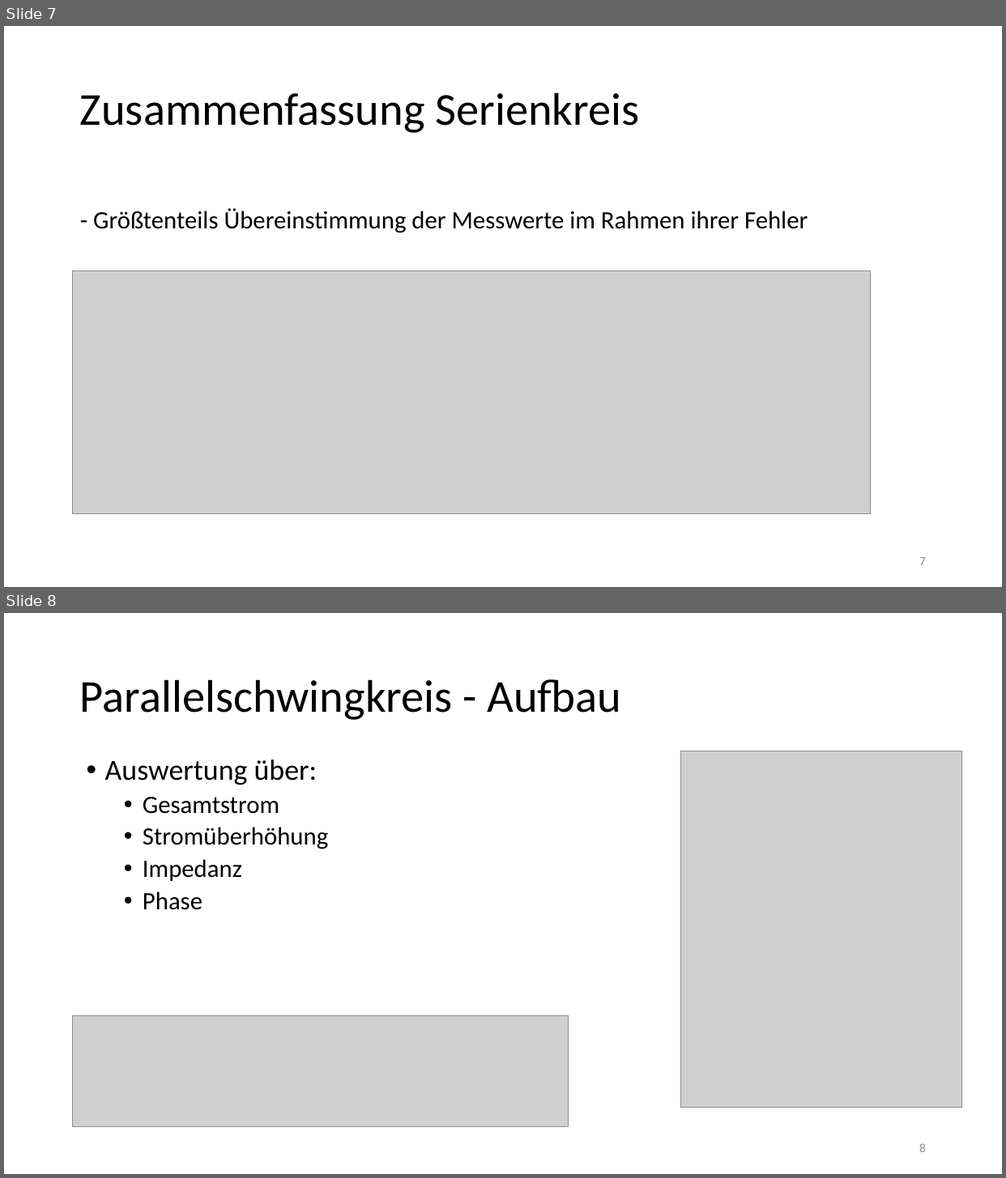
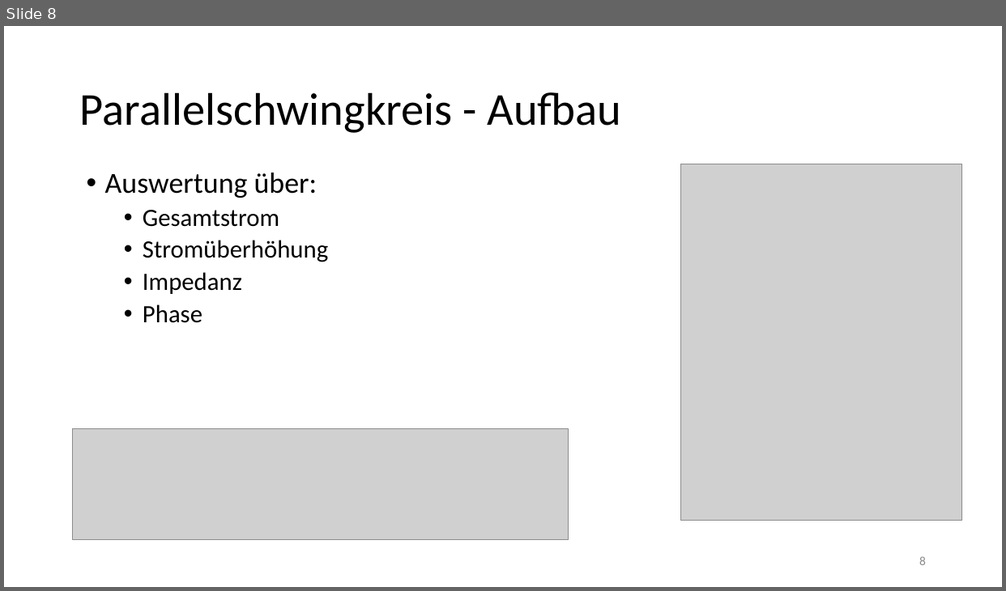
Before and after one commit to thewhitecat/grundpraktikum1, a slide deck: grundpraktikum2/E-Lehre/E-Lehre.pptx. Shown one above the other, each under a label of ours: slides 7 and 8 before the commit, slide 8 after it. The pictures are 1006x1178 and 1006x591 pixels, drawn with LibreOffice and Linux fonts; fonts in the diff are those of the drawing; grey boxes stand for pictures. Boxes give left, top, right and bottom in pixels: in the first picture for what was removed or moved away, otherwise in the second. Text is boxed around its words. In the diff, an @@ line names an element or a change of style, - is before the commit and + after.

```diff
--- a/grundpraktikum2/E-Lehre/E-Lehre.pptx
+++ b/grundpraktikum2/E-Lehre/E-Lehre.pptx
@@ slide 7 removed at [4, 26, 1002, 587], background #FFFFFF @@
@@ title removed at [80, 92, 640, 133] @@
-Zusammenfassung Serienkreis
@@ text removed at [93, 208, 808, 233] @@
-- Größtenteils Übereinstimmung der Messwerte im Rahmen ihrer Fehler
@@ picture removed at [73, 271, 871, 514] @@
@@ page number removed at [919, 557, 926, 565] @@
-7
```
Also in this commit, not shown: 4 slides changed, 1 slide added, 1 other slide removed.
